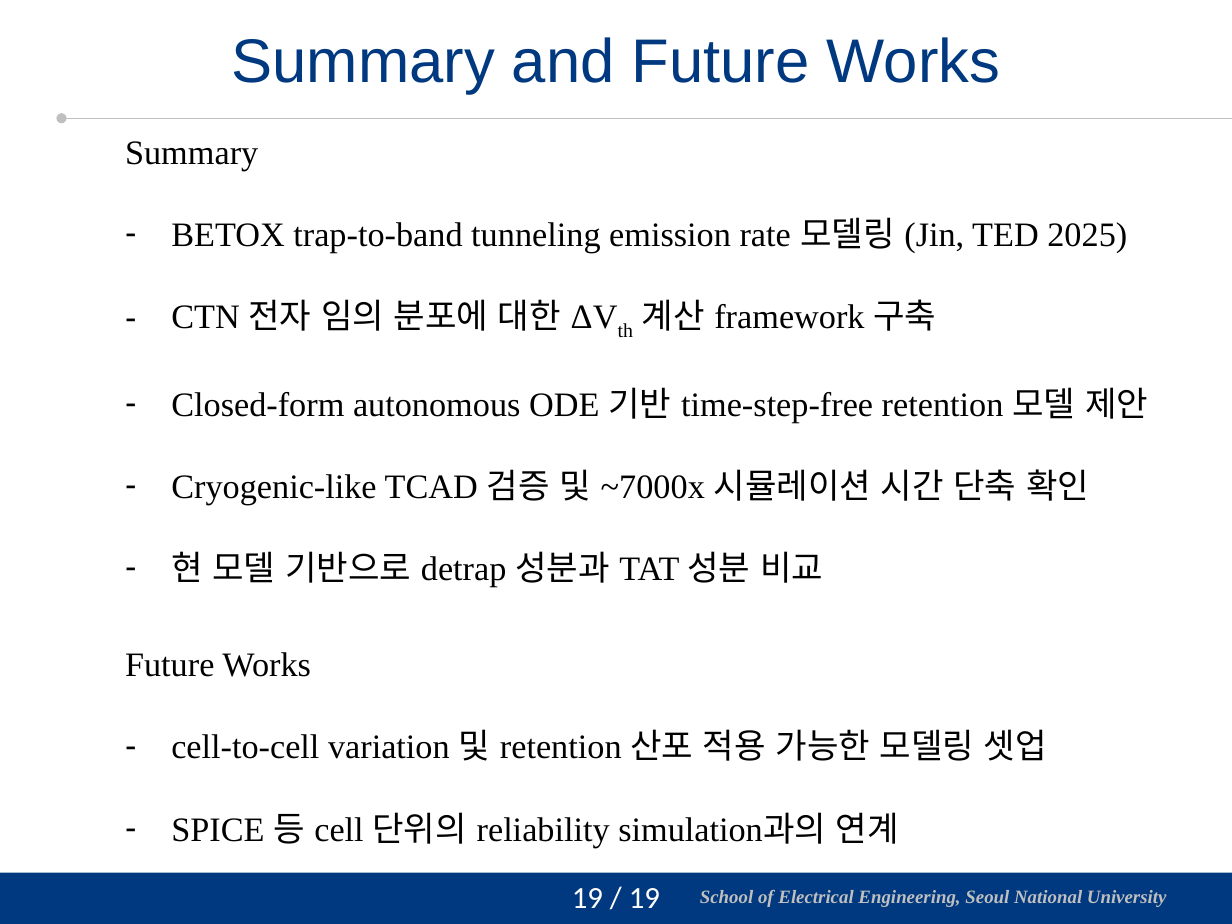
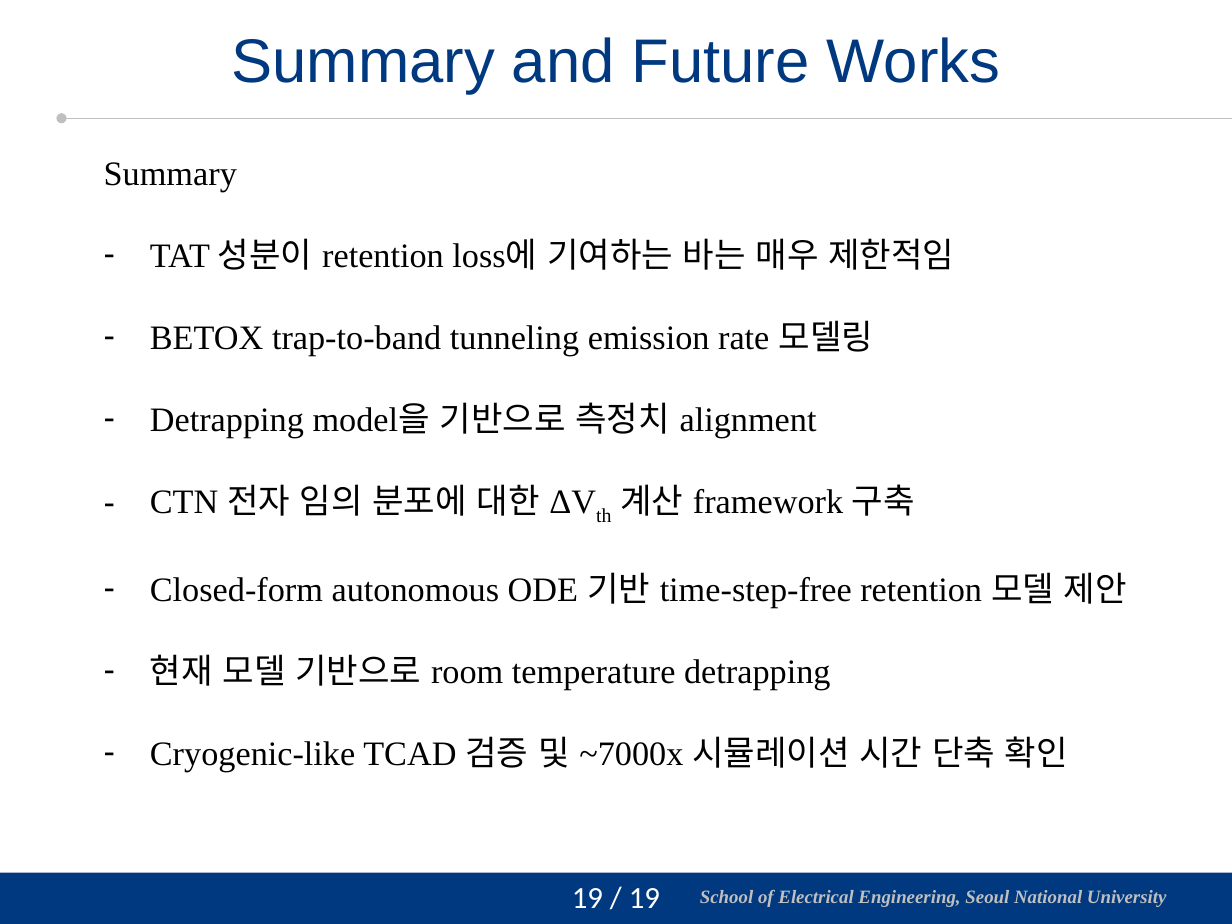
Before and after one commit to vectorcont62-dev/Graduation-SNU-MS, a slide deck: slide 20 of 진명 석사졸업 연구 정리 - 피드백 반영.pptx. Drawn at 1232x924 pixels with LibreOffice and Linux fonts; fonts in the diff are those of the drawing; background and template pictures are left out. Boxes give left, top, right and bottom in pixels: in the first picture for what was removed or moved away, otherwise in the second. Text is boxed around its words. In the diff, an @@ line names an element or a change of style, - is before the commit and + after.

```diff
--- a/진명 석사졸업 연구 정리 - 피드백 반영.pptx
+++ b/진명 석사졸업 연구 정리 - 피드백 반영.pptx
@@ text "Summary": place and size @@
-text "Summary" at (125,141,1148,587)
+text "Summary" at (104,162,1127,772)
@@ text at (150,238,954,438): text changed @@
-– BETOX trap-to-band tunneling emission rate 모델링 (Jin, TED 2025)
+– TAT 성분이 retention loss에 기여하는 바는 매우 제한적임
+– BETOX trap-to-band tunneling emission rate 모델링
+– Detrapping model을 기반으로 측정치 alignment
@@ text at (171,551,823,587): paragraph removed @@
-– 현 모델 기반으로 detrap 성분과 TAT 성분 비교
@@ text removed at (125,652,1047,848) @@
-Future Works
-– cell-to-cell variation 및 retention 산포 적용 가능한 모델링 셋업
-– SPICE 등 cell 단위의 reliability simulation과의 연계
@@ text at (150,654,830,690): paragraph added @@
+– 현재 모델 기반으로 room temperature detrapping
```
Also in this commit, not shown: 6 other slides changed, 1 slide added, 1 slide removed, 1 other file.
